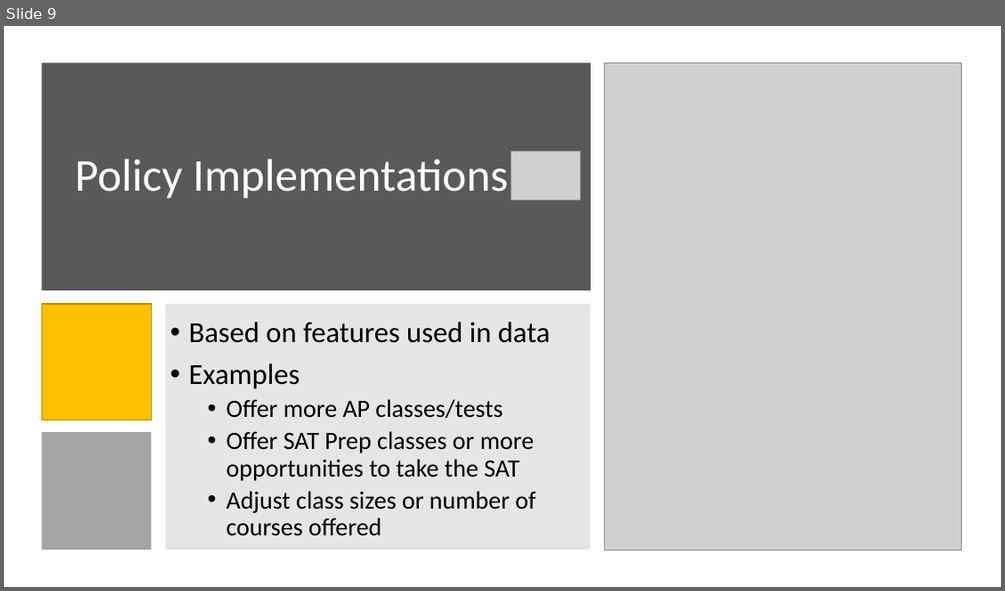
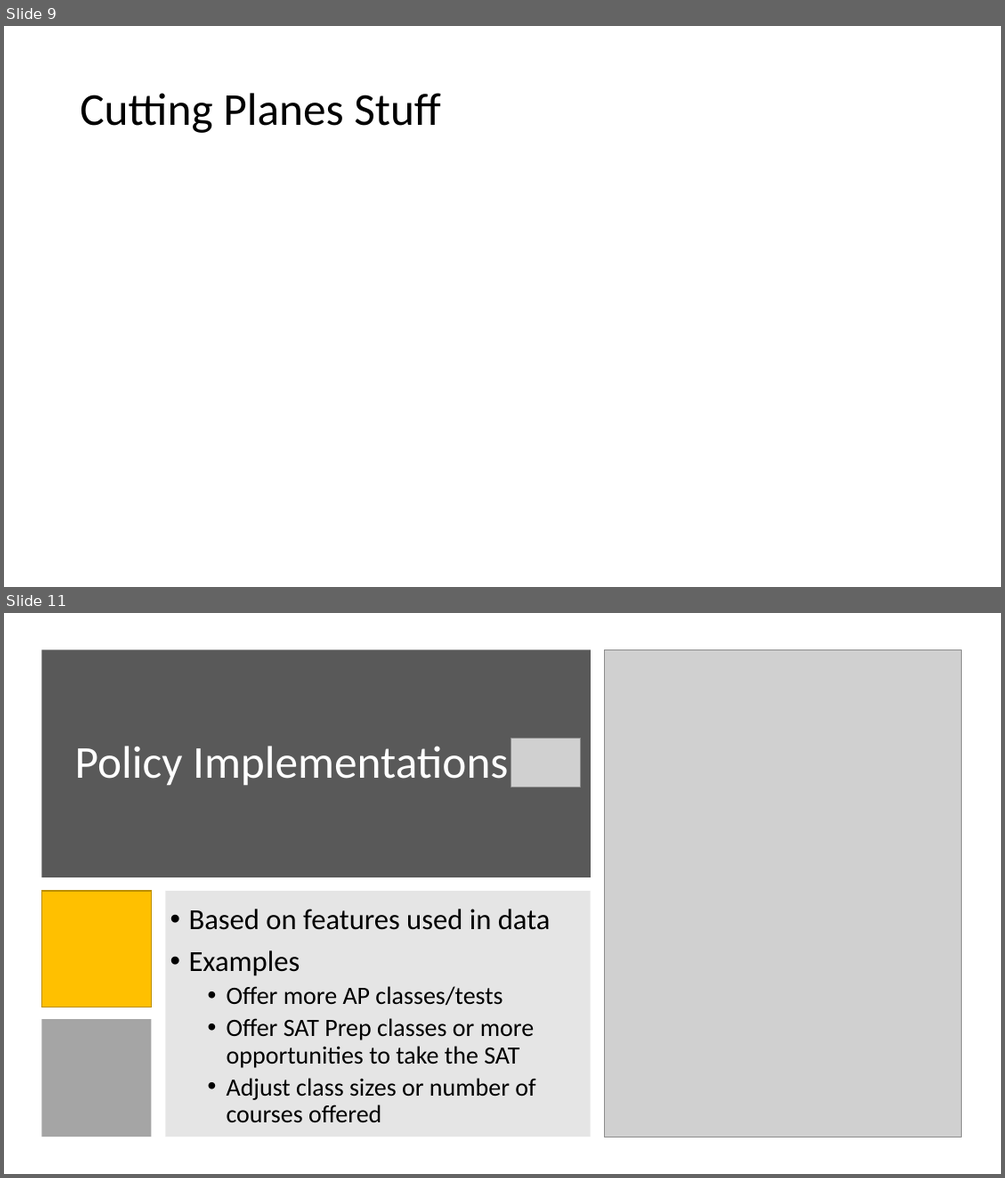
Before and after one commit to DillWithIt77/D2P-Spring-2021, a slide deck: Presentations/Trees Get Degrees_Full_Presentation.pptx. Shown one above the other, each under a label of ours: slide 9 before the commit, slides 9 and 11 after it; the slides between them are not shown. The pictures are 1005x591 and 1005x1178 pixels, drawn with LibreOffice and Linux fonts; fonts in the diff are those of the drawing; grey boxes stand for pictures. Boxes give left, top, right and bottom in pixels: in the first picture for what was removed or moved away, otherwise in the second. Text is boxed around its words. In the diff, an @@ line names an element or a change of style, - is before the commit and + after.

```diff
--- a/Presentations/Trees Get Degrees_Full_Presentation.pptx
+++ b/Presentations/Trees Get Degrees_Full_Presentation.pptx
@@ slide 9 added at (4,26,1001,587), background #FFFFFF @@
@@ title added at (80,93,441,133), 44 pt, text #000000 @@
+Cutting Planes Stuff
@@ what was slide 9 is now slide 11 @@
```
Also in this commit, not shown: 3 slides changed, 2 other slides added, 1 slide removed.
